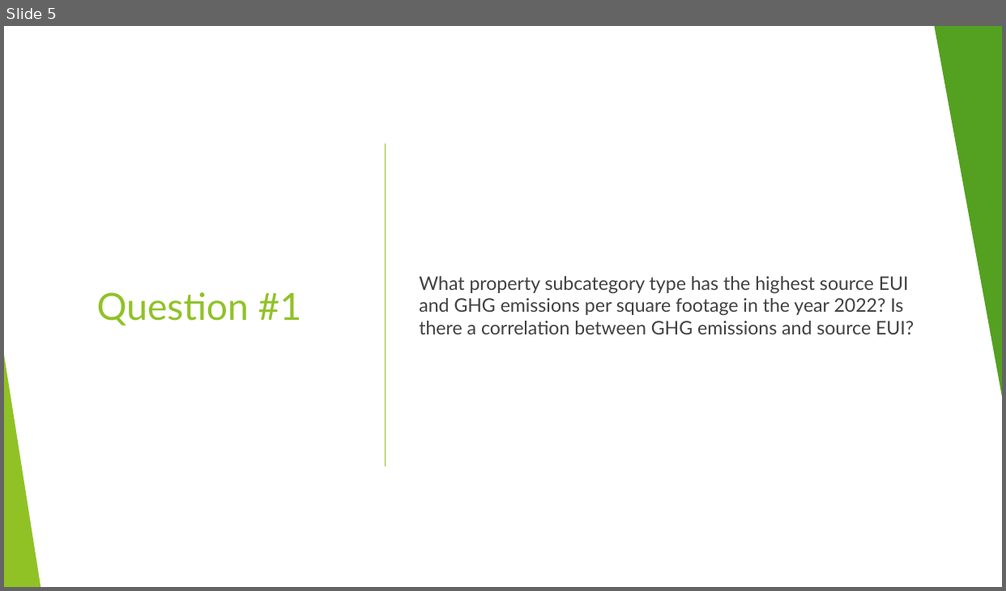
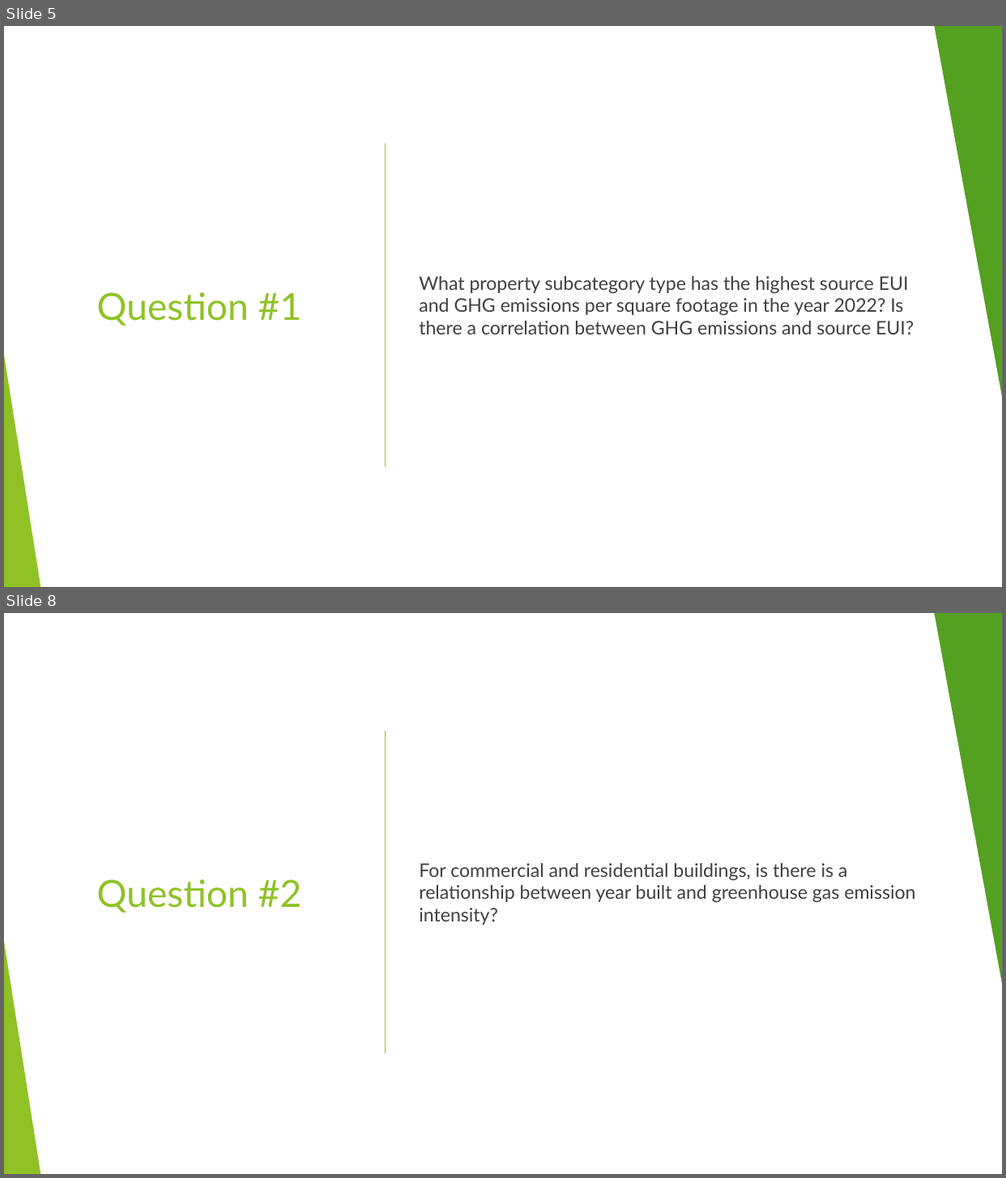
Before and after one commit to zohairnz/project-1, a slide deck: Energy Consumption Analysis for Buildings in San Francisco.pptx. Shown one above the other, each under a label of ours: slide 5 before the commit, slides 5 and 8 after it; the slides between them are not shown. The pictures are 1006x591 and 1006x1178 pixels, drawn with LibreOffice and Linux fonts; fonts in the diff are those of the drawing. Boxes give left, top, right and bottom in pixels: in the first picture for what was removed or moved away, otherwise in the second. Text is boxed around its words. In the diff, an @@ line names an element or a change of style, - is before the commit and + after.

```diff
--- a/Energy Consumption Analysis for Buildings in San Francisco.pptx
+++ b/Energy Consumption Analysis for Buildings in San Francisco.pptx
@@ slide 8 added at (x1=4, y1=613, x2=1002, y2=1174), background #FFFFFF; not listed: 10 template elements that a slide beside it also shows @@
@@ rectangle added at (x1=4, y1=613, x2=1002, y2=1174), fill #FFFFFF @@
@@ triangle added at (x1=935, y1=613, x2=1002, y2=991), fill #54A021 @@
@@ line added from (385, 731) to (385, 1053), #90C226 1 pt @@
@@ title added at (x1=97, y1=879, x2=302, y2=913), 36 pt, text #90C226 @@
+Question #2
@@ text added at (x1=419, y1=863, x2=915, y2=925), 18 pt, text #404040 @@
+For commercial and residential buildings, is there is a relationship between year built and greenhouse gas emission intensity?
@@ triangle added at (x1=4, y1=942, x2=40, y2=1174), fill #90C226 @@
```
Also in this commit, not shown: 2 slides changed, 10 other slides added, 1 slide removed, 3 other files.
